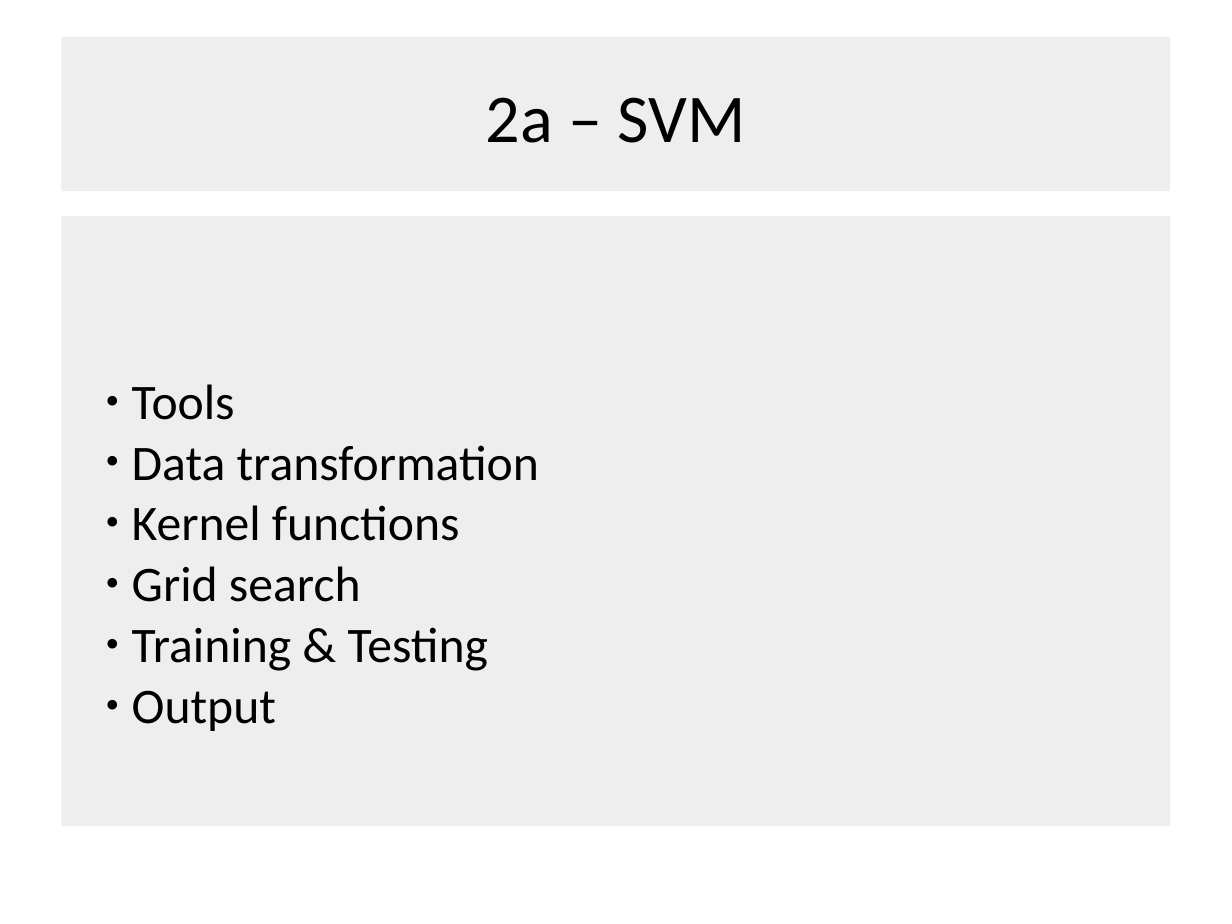
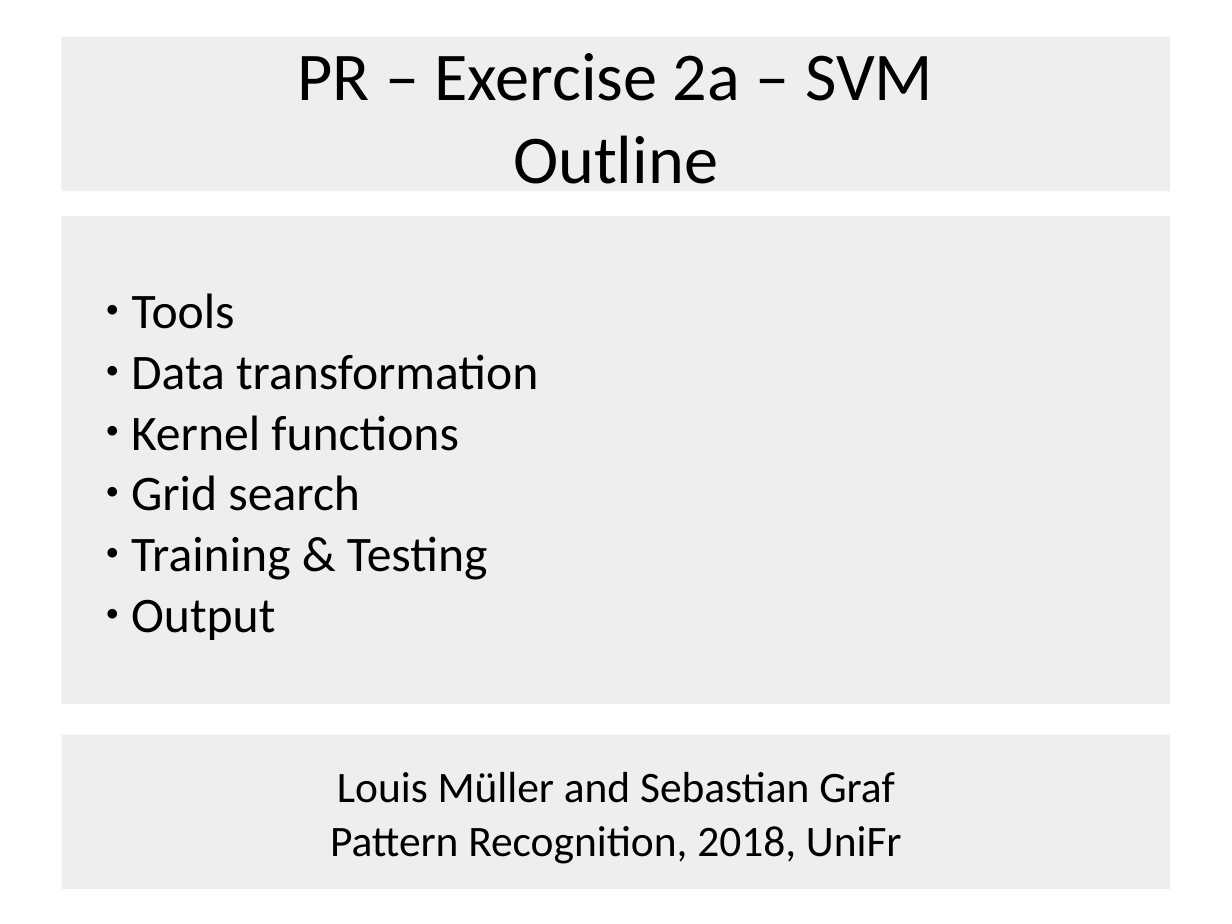
Before and after one commit to SebastianLukas/greenpatterns, a slide deck: slide 1 of OKNNow/Präsi.ppt. Drawn at 1232x924 pixels with LibreOffice and Linux fonts; fonts in the diff are those of the drawing; background and template pictures are left out. Boxes give left, top, right and bottom in pixels: in the first picture for what was removed or moved away, otherwise in the second. Text is boxed around its words. In the diff, an @@ line names an element or a change of style, - is before the commit and + after.

```diff
--- a/OKNNow/Präsi.ppt
+++ b/OKNNow/Präsi.ppt
@@ title at box(297, 53, 933, 184): text changed @@
-2a – SVM
+PR – Exercise 2a – SVM
+Outline
@@ subtitle "Tools": place and size @@
-subtitle "Tools" at box(61, 216, 1171, 826)
+subtitle "Tools" at box(61, 216, 1171, 703)
@@ subtitle "Tools" at box(61, 216, 1171, 703): indent changed @@
@@ rectangle added at box(61, 735, 1171, 889), fill #EEEEEE, 28 pt, text #000000 @@
+Louis Müller and Sebastian Graf
+Pattern Recognition, 2018, UniFr
```
Also in this commit, not shown: 8 other slides changed, 1 other file.
